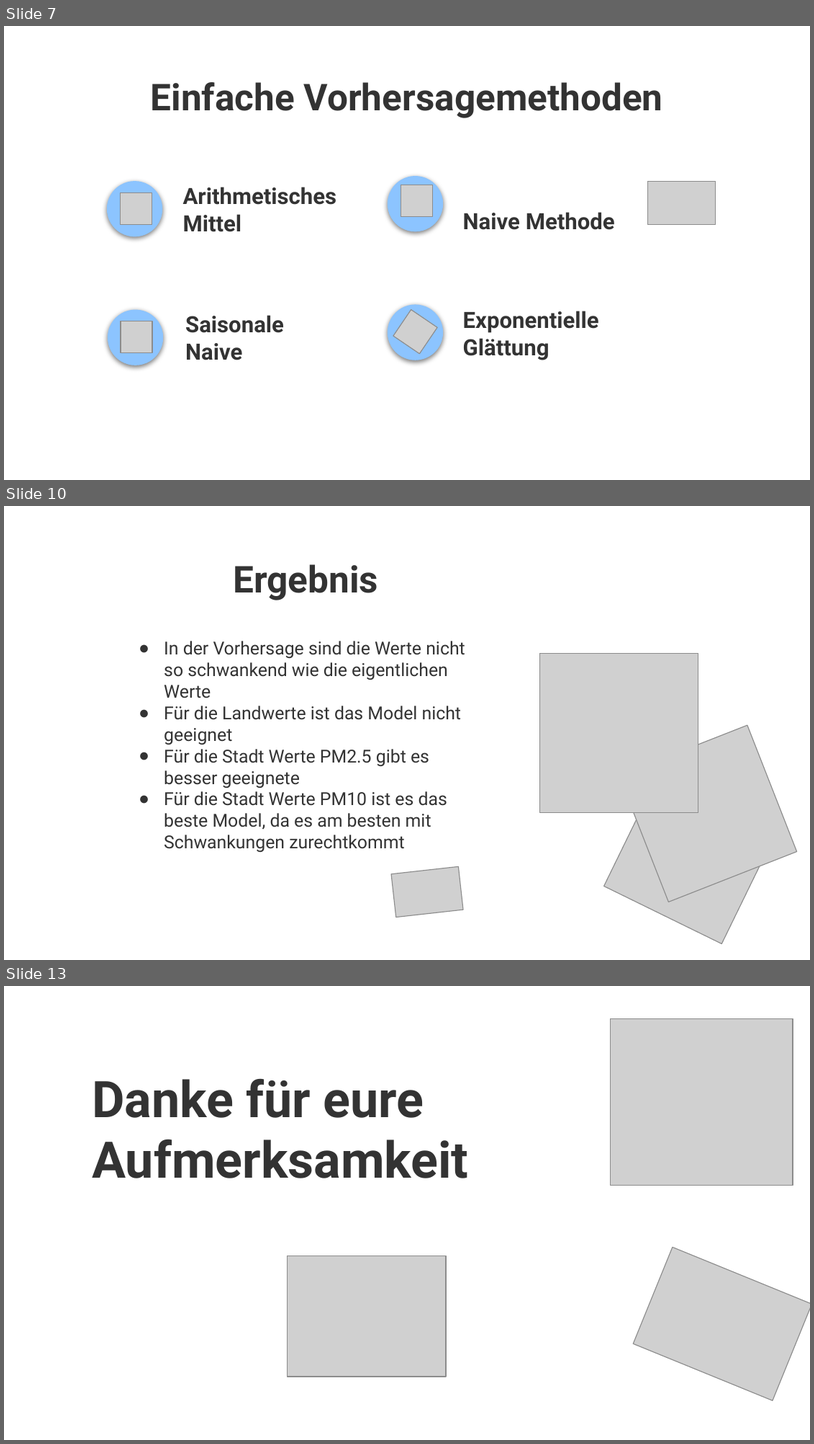
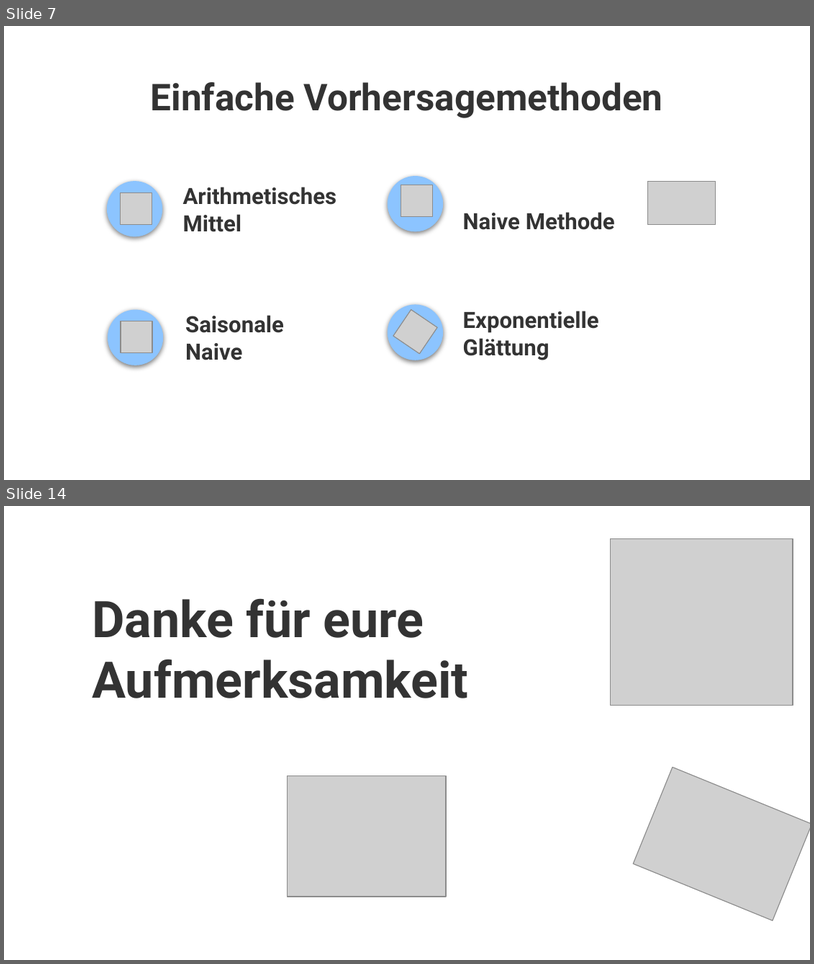
Before and after one commit to Fxvdi/umweltmonitoring-project, a slide deck: Präsentation_Umwelt.pptx. Shown one above the other, each under a label of ours: slides 7, 10 and 13 before the commit, slides 7 and 14 after it; the slides between them are not shown. The pictures are 814x1444 and 814x964 pixels, drawn with LibreOffice and Linux fonts; fonts in the diff are those of the drawing; grey boxes stand for pictures; background and template pictures are left out. Boxes give left, top, right and bottom in pixels: in the first picture for what was removed or moved away, otherwise in the second. Text is boxed around its words. In the diff, an @@ line names an element or a change of style, - is before the commit and + after.

```diff
--- a/Präsentation_Umwelt.pptx
+++ b/Präsentation_Umwelt.pptx
@@ slide 10 removed at (x1=4, y1=506, x2=810, y2=960), background picture (left out) @@
@@ title removed at (x1=233, y1=564, x2=378, y2=600) @@
-Ergebnis
@@ subtitle removed at (x1=164, y1=641, x2=466, y2=829) @@
-● In der Vorhersage sind die Werte nicht so schwankend wie die eigentlichen Werte
-● Für die Landwerte ist das Model nicht geeignet
-● Für die Stadt Werte PM2.5 gibt es besser geeignete
-● Für die Stadt Werte PM10 ist es das beste Model, da es am besten mit Schwankungen zurechtkommt
@@ picture removed at (x1=540, y1=654, x2=699, y2=813) @@
@@ picture removed at (x1=619, y1=726, x2=797, y2=902) @@
@@ picture removed at (x1=604, y1=770, x2=779, y2=943) @@
@@ picture removed at (x1=391, y1=866, x2=463, y2=917) @@
@@ what was slide 13 is now slide 14 @@
```
Also in this commit, not shown: 4 slides changed, 2 slides added.
